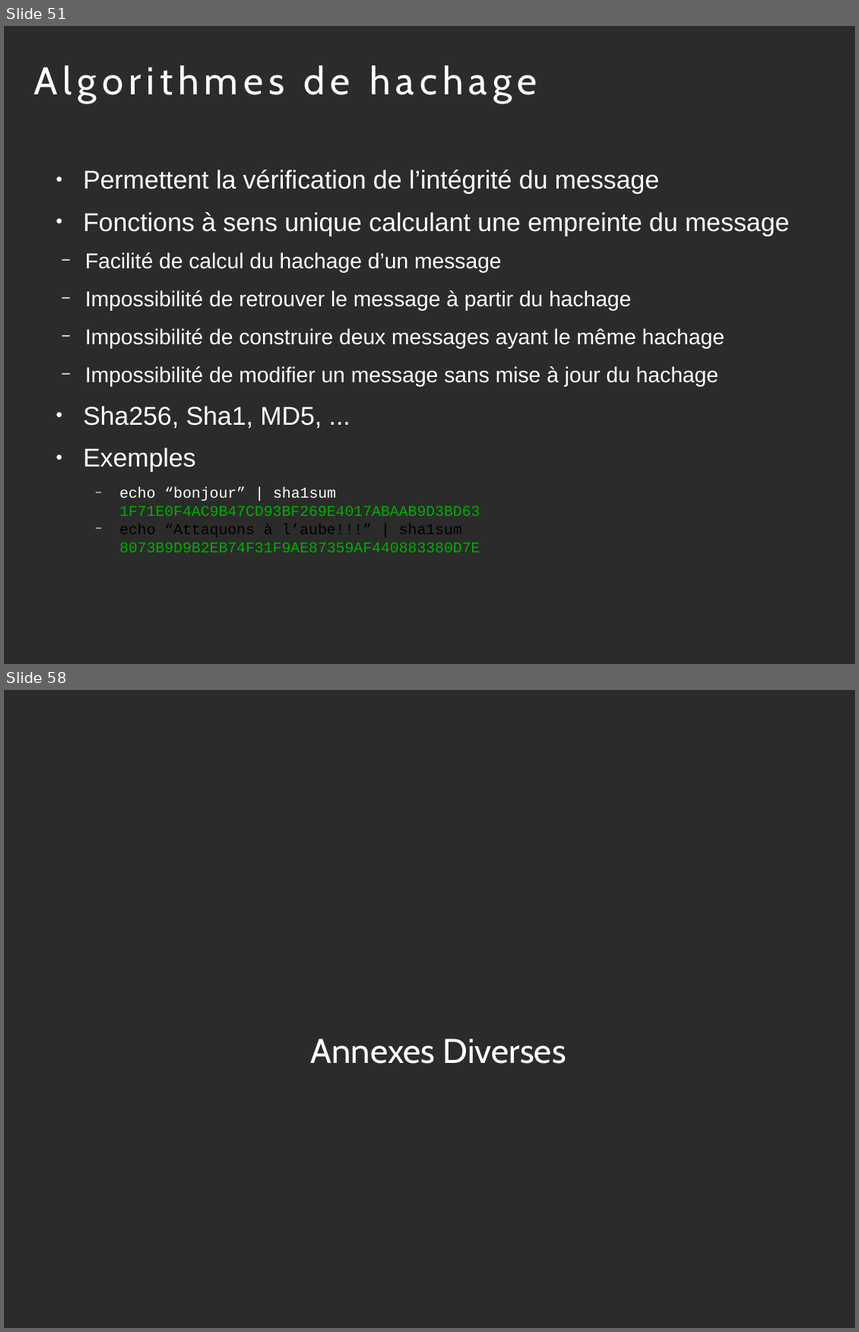
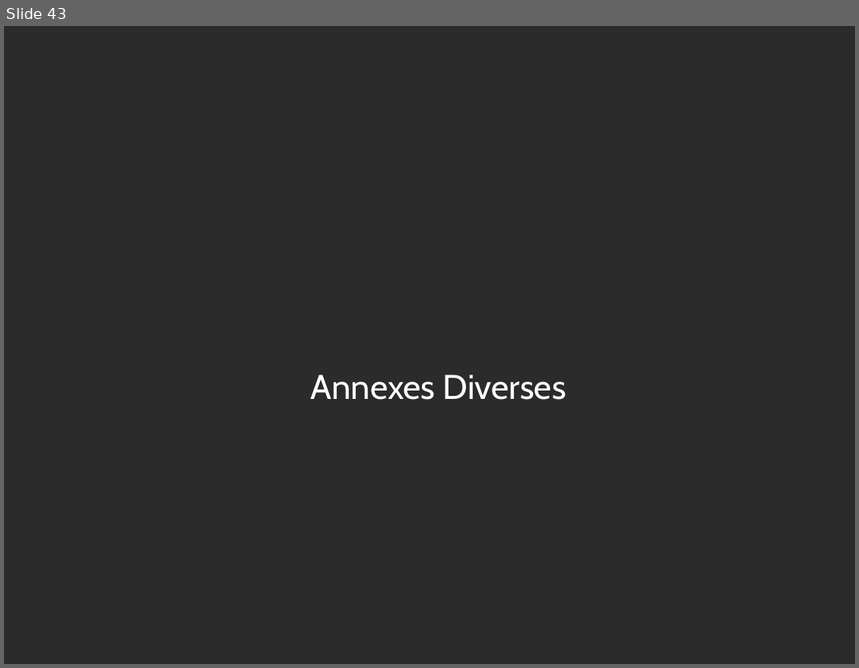
Before and after one commit to diu-uf-bordeaux/bloc3, a slide deck: reseaux/cours.odp. Shown one above the other, each under a label of ours: slides 51 and 58 before the commit, slide 43 after it; the slides between them are not shown. The pictures are 859x1332 and 859x668 pixels, drawn with LibreOffice and Linux fonts; fonts in the diff are those of the drawing; background and template pictures are left out; a plain dark background stands for a picture behind light text. Boxes give left, top, right and bottom in pixels: in the first picture for what was removed or moved away, otherwise in the second. Text is boxed around its words. In the diff, an @@ line names an element or a change of style, - is before the commit and + after.

```diff
--- a/reseaux/cours.odp
+++ b/reseaux/cours.odp
@@ slide 51 removed at (x1=4, y1=26, x2=855, y2=664), background picture (left out) @@
@@ title removed at (x1=34, y1=66, x2=537, y2=103) @@
-Algorithmes de hachage
@@ text removed at (x1=83, y1=170, x2=789, y2=553) @@
-● Permettent la vérification de l’intégrité du message
-● Fonctions à sens unique calculant une empreinte du message
-  − Facilité de calcul du hachage d’un message
-  − Impossibilité de retrouver le message à partir du hachage
-  − Impossibilité de construire deux messages ayant le même hachage
-  − Impossibilité de modifier un message sans mise à jour du hachage
-● Sha256, Sha1, MD5, ...
-● Exemples
-  − echo “bonjour” | sha1sum 1F71E0F4AC9B47CD93BF269E4017ABAAB9D3BD63
-  − echo “Attaquons à l’aube!!!” | sha1sum 8073B9D9B2EB74F31F9AE87359AF440883380D7E
@@ what was slide 58 is now slide 43 @@
```
Also in this commit, not shown: 14 other slides removed, 3 other files.
